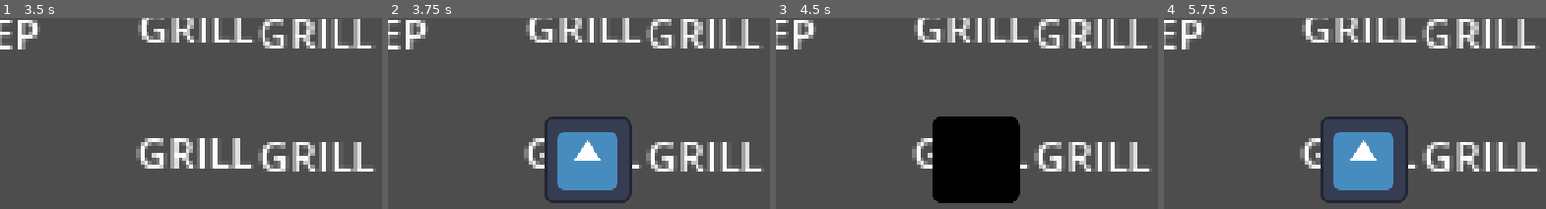
Above: before the commit, frames 1-4 (left to right).
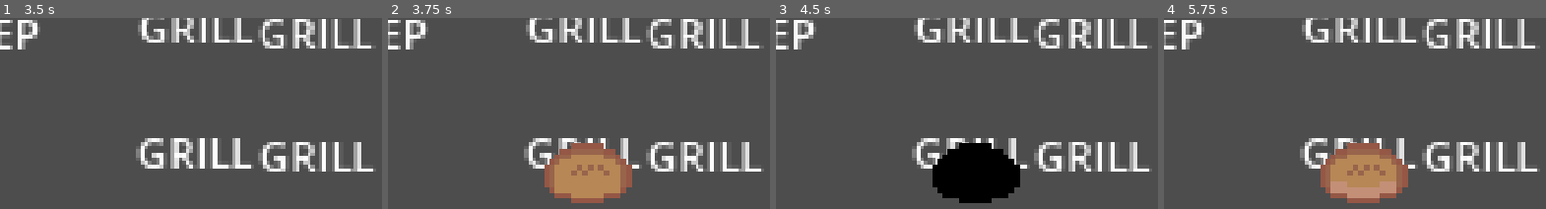
Above: after the commit, the same moments.

Repository: mosssara/Fish-and-Bun
Game: Godot game, scene res://scene/playarea.tscn
The game is run twice, just before and just after one commit, with the same random seed, the same clock (stepped at 60 frames per second) and the same inputs. The engine's default icon, where the game draws it, is replaced by a stand-in: a white triangle on a blue panel in a dark square.
Inputs (mouse positions are % of the whole screen's width and height, from its top left):
- Up to frame 1 (3.5 s): tap Enter at 0.5, 2 s; move the mouse to (6, 49) at 0.52 s; click (6, 49) at 0.67 s; tap Space at 1.25, 2.75 s; move the mouse to (6, 75) at 1.27 s; click (6, 75) at 1.42 s; move the mouse to (19, 75) at 2.02 s; click (19, 75) at 2.17 s; move the mouse to (19, 49) at 2.77 s; click (19, 49) at 2.92 s
- Up to frame 2 (3.75 s): tap Enter at 3.5 s; move the mouse to (75, 85) at 3.52 s; click (75, 85) at 3.67 s
- Up to frame 3 (4.5 s): tap Space at 4.25 s; move the mouse to (76, 87) at 4.27 s; click (76, 87) at 4.42 s
- Up to frame 4 (5.75 s): move the mouse to (91, 85) at 5.02 s; click (91, 85) at 5.17 s
The pictures show only the part of the screen within x 50-100%, y 50-100%; the shares and areas given below are measured in that part.

Frame 1 is identical in both runs. In frame 2, 8.2% of the frame differs, in the area x 40-64%, y 51-97%; in frame 3, 4.6%; in frame 4, 8.2%.

Commit message:
get grill bun animate

Diff:
--- a/scene/bun.tscn
+++ b/scene/bun.tscn
@@ -1,27 +1,13 @@
 [gd_scene format=3 uid="uid://cgohygd4sw0i"]
 
-[ext_resource type="Texture2D" uid="uid://dow5gddlsjcoi" path="res://icon.svg" id="1_5lem4"]
 [ext_resource type="Script" uid="uid://crlqnj0d8u87e" path="res://script/bun.gd" id="1_lorh1"]
-
-[sub_resource type="SpriteFrames" id="SpriteFrames_13qdw"]
-animations = [{
-"frames": [{
-"duration": 1.0,
-"texture": ExtResource("1_5lem4")
-}],
-"loop": 1,
-"name": &"default",
-"speed": 5.0
-}]
+[ext_resource type="Texture2D" uid="uid://cmm61ma2sy73q" path="res://asset/catburger.png" id="2_lorh1"]
 
 [sub_resource type="CircleShape2D" id="CircleShape2D_b1lj4"]
 
 [node name="bun" type="StaticBody2D" unique_id=714578673]
 input_pickable = true
 script = ExtResource("1_lorh1")
-
-[node name="AnimatedSprite2D" type="AnimatedSprite2D" parent="." unique_id=775264034]
-sprite_frames = SubResource("SpriteFrames_13qdw")
 
 [node name="cooktime" type="Timer" parent="." unique_id=1787109346]
 one_shot = true
@@ -30,5 +16,12 @@
 scale = Vector2(-6.7967796, -6.7967796)
 shape = SubResource("CircleShape2D_b1lj4")
 
+[node name="Sprite2D" type="Sprite2D" parent="." unique_id=370999612]
+texture_filter = 1
+scale = Vector2(8, 8)
+texture = ExtResource("2_lorh1")
+region_enabled = true
+region_rect = Rect2(32, 16, 16, 16)
+
 [connection signal="input_event" from="." to="." method="_on_input_event"]
 [connection signal="tree_exited" from="." to="." method="_on_tree_exited"]
--- a/script/bun.gd
+++ b/script/bun.gd
@@ -1,6 +1,6 @@
 extends Node2D
 @onready var cooktime: Timer = $cooktime
-@onready var animated_sprite_2d: AnimatedSprite2D = $AnimatedSprite2D
+@onready var sprite_2d: Sprite2D = $Sprite2D
 
 var raw = 13 # 13 sec-time set is raw
 var half = 8 # 8 sec to 11.999 sec is half
@@ -17,18 +17,23 @@
 	if cooktime.get_time_left() >= raw and cooktime.is_stopped() == false:
 		#print(cooktime.get_time_left(),"raw")
 		status = 11
+		sprite_2d.region_rect = Rect2(0,16,16,16)
 	elif cooktime.get_time_left() >= half and cooktime.is_stopped() == false:
 		#print(cooktime.get_time_left(),"half")
 		status = 12
+		sprite_2d.region_rect = Rect2(16,16,16,16)
 	elif cooktime.get_time_left() >= cooked and cooktime.is_stopped() == false:
 		#print(cooktime.get_time_left(),"cooked")
 		status = 13
+		sprite_2d.region_rect = Rect2(32,16,16,16)
 	else:
 		#print(cooktime.get_time_left(),"burned")
 		status = 0
+		sprite_2d.region_rect = Rect2(48,16,16,16)
+
 
 	if Global.select_bun == false:
-		animated_sprite_2d.set_modulate(Color.WHITE)
+		sprite_2d.set_modulate(Color.WHITE)
 
 
 func _on_input_event(viewport: Node, event: InputEvent, shape_idx: int) -> void:
@@ -38,7 +43,7 @@
 		Global.parent = get_parent()
 		print(Global.current_select)
 		Global.select_bun = true #boolean to check with grill
-		animated_sprite_2d.set_modulate(Color.BLACK)
+		sprite_2d.set_modulate(Color.BLACK)
 
 		Global.showstat()
 
--- a/script/customer.gd
+++ b/script/customer.gd
@@ -34,12 +34,13 @@
 		elif 0 in Global.foodstack or 11 in Global.foodstack or 21 in Global.foodstack: # something burn -0.2 multi and 80% value
 			Global.multiplier -= 0.2
 			Global.score += len(Global.cus1)*4*Global.multiplier
-			Global.money += len(Global.secret)*0.1
+			Global.money += len(Global.cus1)*4*Global.multiplier
 		elif len(Global.foodstack) == 0: #pass
 			Global.multiplier -= 0.1
 
 		else: # something wrong but not burn
 			Global.score += len(Global.foodstack)*4*Global.multiplier # 80%
+			Global.money += len(Global.foodstack)*4*Global.multiplier # 80%
 			Global.multiplier += len(Global.secret)*0.1
 
 		print("Score and multi:",Global.score, " ",Global.multiplier)
--- a/script/customer2.gd
+++ b/script/customer2.gd
@@ -28,17 +28,19 @@
 func _on_input_event(viewport: Node, event: InputEvent, shape_idx: int) -> void:
 	if event is InputEventMouseButton and event.button_index == 1 and event.is_pressed():
 		if Global.cus2 == Global.foodstack:# all correct 100% value
+			Global.multiplier += len(Global.secret)*0.1
 			Global.score += len(Global.foodstack)*5*Global.multiplier
-			Global.multiplier += len(Global.secret)*0.1
+			Global.money += len(Global.foodstack)*5*Global.multiplier
 		elif 0 in Global.foodstack or 11 in Global.foodstack or 21 in Global.foodstack: # something burn -0.2 multi and 80% value
 			Global.multiplier -= 0.2
 			Global.score += len(Global.cus2)*4*Global.multiplier
-			Global.multiplier += len(Global.secret)*0.1
+			Global.money += len(Global.cus2)*4*Global.multiplier
 		elif len(Global.foodstack) == 0: #pass
 			Global.multiplier -= 0.1
 
 		else: # something wrong but not burn
 			Global.score += len(Global.foodstack)*4*Global.multiplier # 80%
+			Global.money += len(Global.foodstack)*4*Global.multiplier # 80%
 			Global.multiplier += len(Global.secret)*0.1
 		print("Score and multi:",Global.score, " ",Global.multiplier)
 		Global.foodstack.clear()
--- a/script/customer3.gd
+++ b/script/customer3.gd
@@ -28,17 +28,19 @@
 func _on_input_event(viewport: Node, event: InputEvent, shape_idx: int) -> void:
 	if event is InputEventMouseButton and event.button_index == 1 and event.is_pressed():
 		if Global.cus3 == Global.foodstack:# all correct 100% value
+			Global.multiplier += len(Global.secret)*0.1
 			Global.score += len(Global.foodstack)*5*Global.multiplier
-			Global.multiplier += len(Global.secret)*0.1
+			Global.money += len(Global.foodstack)*5*Global.multiplier
 		elif 0 in Global.foodstack or 11 in Global.foodstack or 21 in Global.foodstack: # something burn -0.2 multi and 80% value
 			Global.multiplier -= 0.2
 			Global.score += len(Global.cus3)*4*Global.multiplier
-			Global.multiplier += len(Global.secret)*0.1
+			Global.money += len(Global.cus3)*4*Global.multiplier
 		elif len(Global.foodstack) == 0: #pass
 			Global.multiplier -= 0.1
 
 		else: # something wrong but not burn
 			Global.score += len(Global.foodstack)*4*Global.multiplier # 80%
+			Global.money += len(Global.foodstack)*4*Global.multiplier # 80%
 			Global.multiplier += len(Global.secret)*0.1
 		print("Score and multi:",Global.score, " ",Global.multiplier)
 		Global.foodstack.clear()
--- a/script/prepzone.gd
+++ b/script/prepzone.gd
@@ -21,7 +21,7 @@
 					Global.current_select = null
 					Global.select_lettuce = false
 				elif Global.current_select == "Secret":
-					if Global.secret.size() < 2:
+					if Global.secret.size() < 1:
 						Global.secret.append("Secret")
 					print(Global.secret)
 					Global.current_select = null
Binary file added: asset/catburger.png
Not shown, added: asset/catburger.png.import
